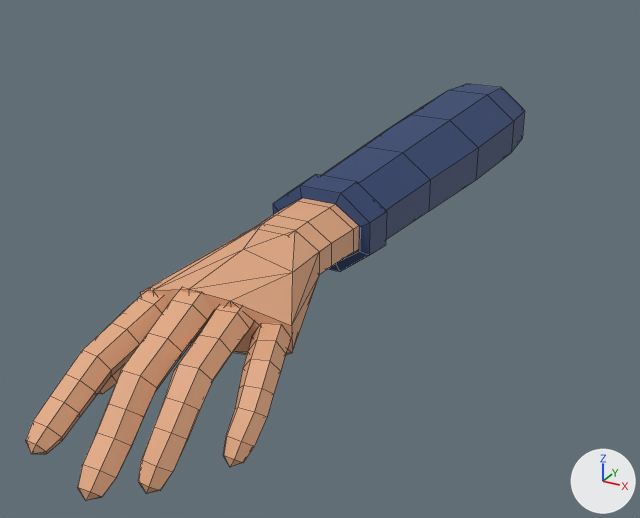
The FBX model Assets/Models/Arms/LeftArm.fbx as it was, and as the next commit left it.
Both versions are drawn from a 50 mm camera at (0.239, -0.32, 0.195) aimed at (-0.056, 0.216, -0.074). Every picture has the same lights, and +X, +Y and +Z are marked at lower right. The picture after the commit comes second. Mesh edges are drawn as thin lines. Where no turn or scale is listed for an object, it has been applied to the vertices.

In view in the first picture: 'LeftArm'.
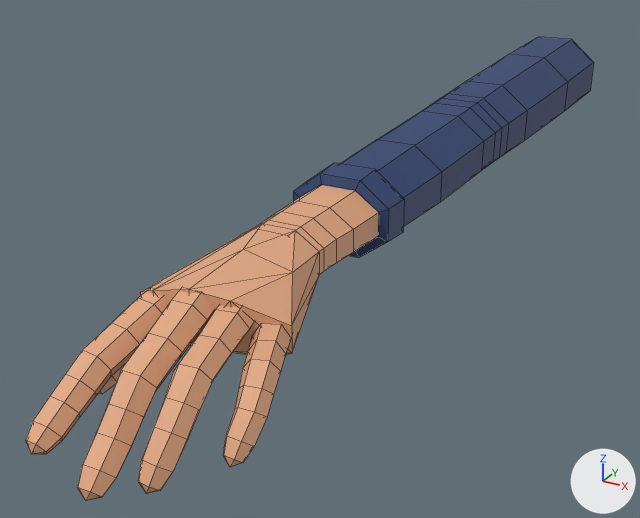
Diff of the bpy script that builds the scene:
```diff
--- a/Assets/Models/Arms/LeftArm.fbx.py
+++ b/Assets/Models/Arms/LeftArm.fbx.py
@@ me_leftglove_003 @@
 # used by ob_leftarm; location = (0.0, 0.0, 0.0)
-me_leftglove_003.from_pydata(...)  # 376 vertices, 375 faces; spans x -0.07..0.058, y -0.097..0.42, z -0.061..0.03
+me_leftglove_003.from_pydata(...)  # 416 vertices, 415 faces; spans x -0.07..0.058, y -0.097..0.645, z -0.061..0.034
+# me_leftglove_003 part 1
+# 8 vertices are removed from x -0.027..0.029, y 0.111, z -0.021..0.016
+# 26 faces are deleted
+# 4 vertices in x -0.009..0.011, y 0.08, z -0.018..0.015 move by (0.0, -0.008, 0.0)
+# 84 vertices move from x -0.039..0.041, y 0.08..0.42, z -0.033..0.03 to x -0.036..0.038, y 0.072..0.34, z -0.032..0.028
+# 40 vertices are added at x -0.041..0.043, y 0.086..0.645, z -0.037..0.034
+# 8 new vertices lie (0.0, 0.015, 0.0) away from vertices in x -0.028..0.03, y 0.42, z -0.024..0.021
+# 16 new faces join them, mat_skin (beige #e2a882)
+# 50 new faces join them, mat_sleeve (dark blue #2e4370)
 me_leftglove_003.materials.append(mat_skin)
```

Location of each change, (x1, y1, x2, y2) in pixels of the pictures (640 x 518 px; the box of a moved part takes in the faces that stretch with it):
'LeftArm', reshaped (14% wider, 11% taller): before (26, 84, 525, 500); after (26, 37, 594, 500)
part 1 of me_leftglove_003, moved or reshaped: before (252, 84, 525, 275); after (252, 37, 594, 275)
